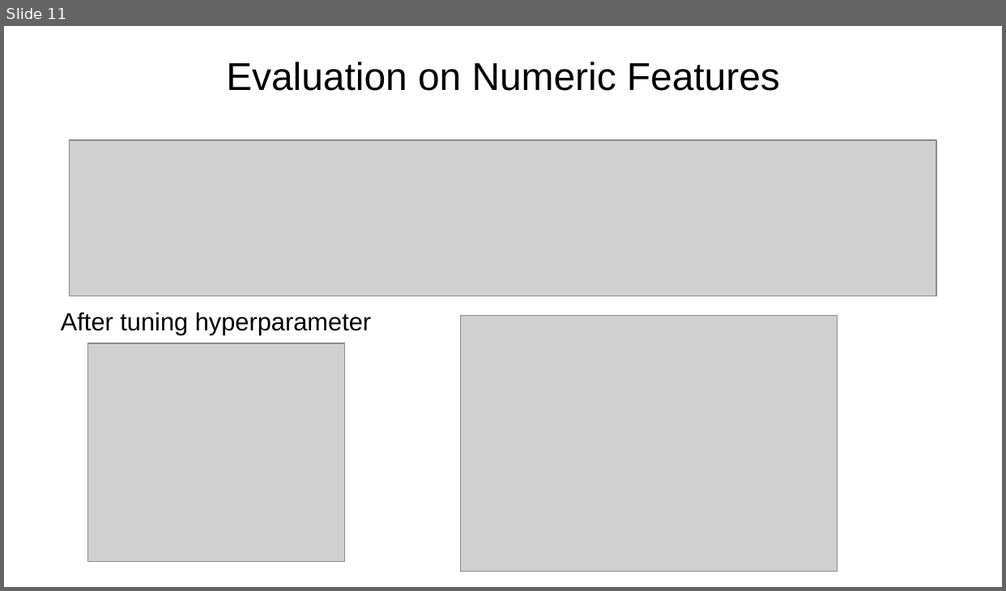
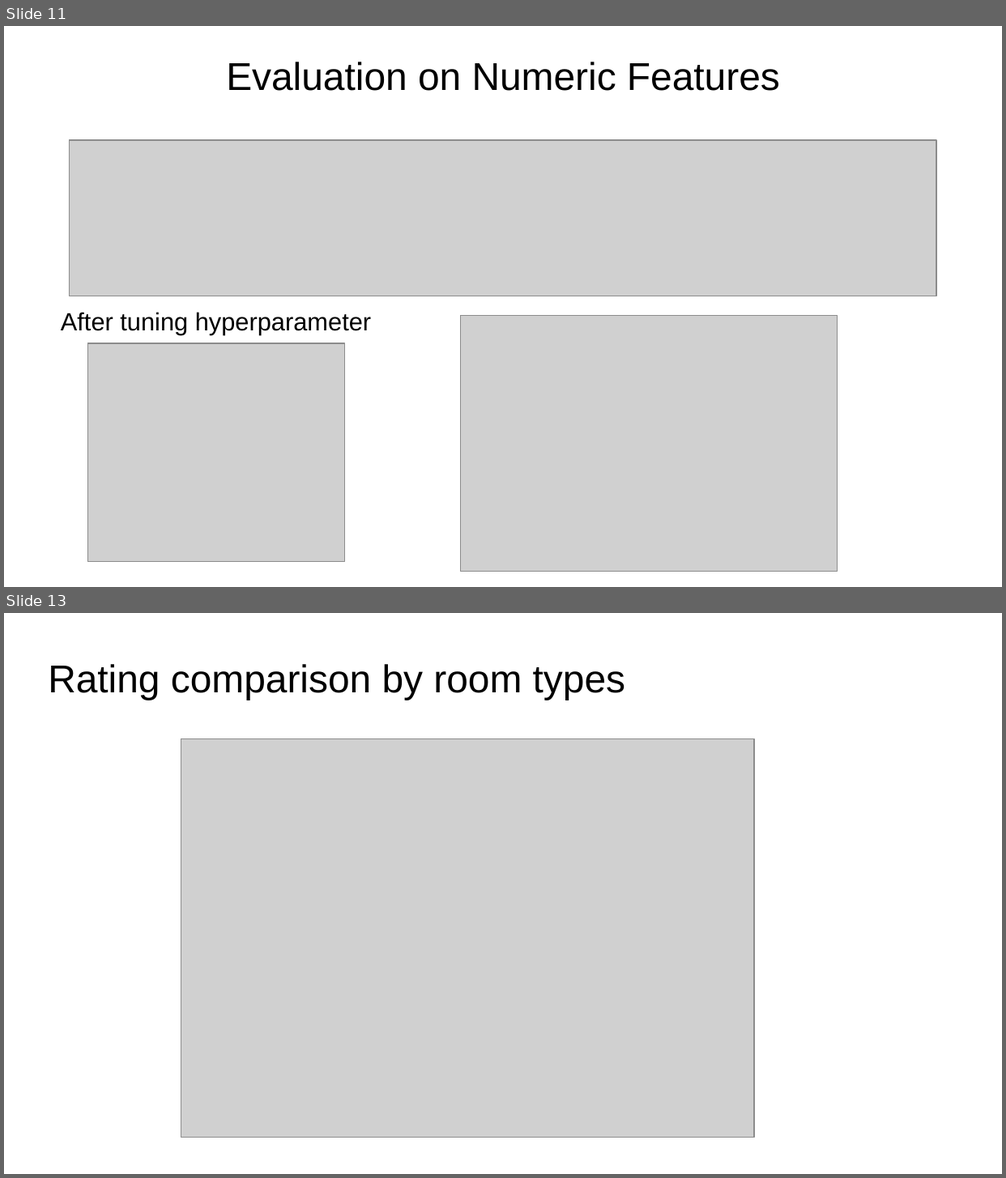
Before and after one commit to GoldExperience/DataMining_Assignment, a slide deck: presentation/Slides/Data mining for listings.pptx. Shown one above the other, each under a label of ours: slide 11 before the commit, slides 11 and 13 after it; the slides between them are not shown. The pictures are 1006x591 and 1006x1178 pixels, drawn with LibreOffice and Linux fonts; fonts in the diff are those of the drawing; grey boxes stand for pictures. Boxes give left, top, right and bottom in pixels: in the first picture for what was removed or moved away, otherwise in the second. Text is boxed around its words. In the diff, an @@ line names an element or a change of style, - is before the commit and + after.

```diff
--- a/presentation/Slides/Data mining for listings.pptx
+++ b/presentation/Slides/Data mining for listings.pptx
@@ slide 13 added at <box>4,613,1002,1174</box>, background #FFFFFF @@
@@ title added at <box>48,664,625,700</box>, 28 pt, text #000000 @@
+Rating comparison by room types
@@ picture added at <box>181,739,754,1138</box> @@
```
Also in this commit, not shown: 2 other slides added, 13 other files.
